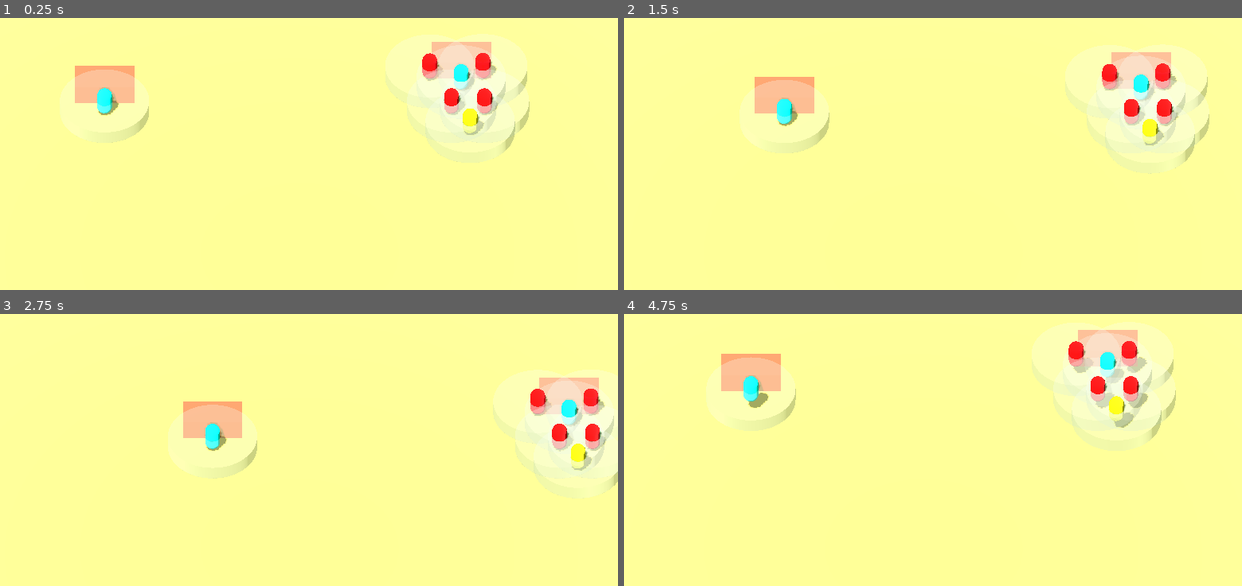
Above: before the commit, frames 1-4 (two rows, left to right).
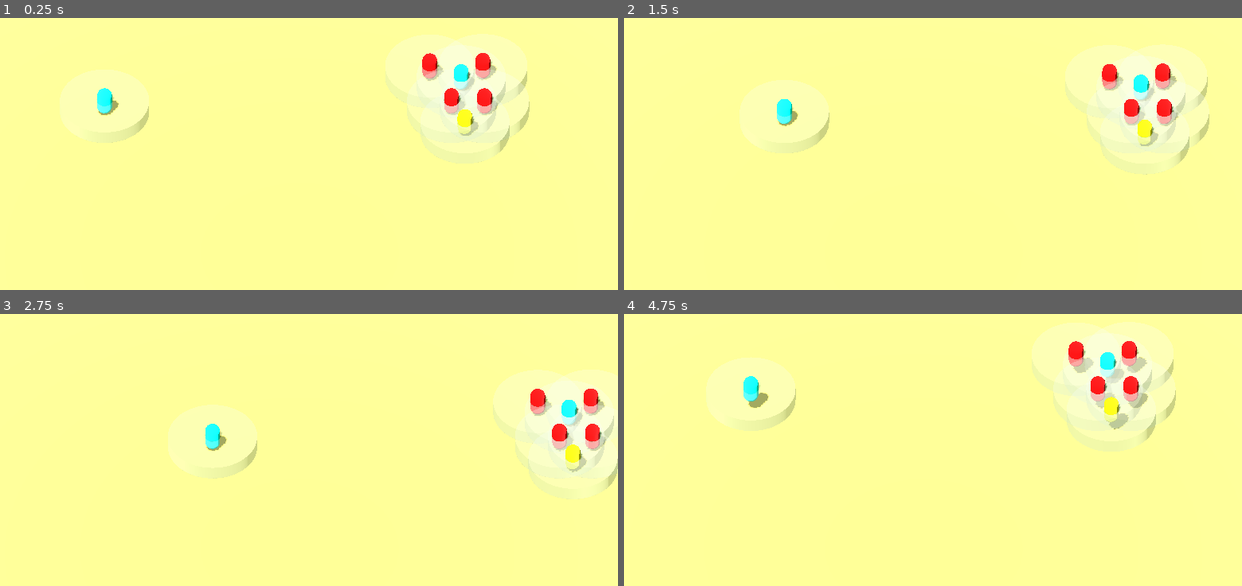
Above: after the commit, the same moments.

Repository: Rachel-Sherrick/TowerDefense
Game: Godot game, scene res://main.tscn
Two runs of this game, one before a commit and one after it. Both use one fixed random seed, a clock stepped at 60 frames per second and the inputs below.
Inputs (mouse positions are in pixels of both pictures, inside the frame that each line leads up to):
- Up to frame 1 (0.25 s): no input
- Up to frame 2 (1.5 s): tap Enter (ui_accept) at 0.5, 0.77 s; move the mouse to (1062, 94) at 0.52 s; hold Right (ui_right) 0.53-1.28 s; click (1062, 94) at 0.67 s; move the mouse to (797, 129) at 1.27 s; hold Down (ui_down) from 1.28 s (still down)
- Up to frame 3 (2.75 s): tap Enter (ui_accept) at 1.52 s; move the mouse to (364, 327) at 2.02 s; release Down (ui_down) at 2.03 s; hold Right (ui_right) from 2.03 s (still down)
- Up to frame 4 (4.75 s): move the mouse to (889, 479) at 2.77 s; release Right (ui_right) at 2.78 s; hold Up (ui_up) 2.78-3.53 s; click (889, 479) at 2.92 s; tap Enter (ui_accept) at 3.02, 3.77, 4.52 s; move the mouse to (1112, 460) at 3.52 s; hold Left (ui_left) from 3.53 s (still down); move the mouse to (735, 354) at 4.27 s

The runs differ from the first frame. In frame 1, 2.3% of the frame differs, in the area x 12-84%, y 8-52%; in frame 2, 2.3%; in frame 3, 2.3%; in frame 4, 2.4%, in the area x 15-87%, y 5-47%.

Commit message:
bugfixing and cleanup edits

Diff:
--- a/main.tscn
+++ b/main.tscn
@@ -75,5 +75,5 @@
 [node name="Character4" parent="." unique_id=830281426 instance=ExtResource("2_0xm2m")]
 transform = Transform3D(1, 0, 0, 0, 1, 0, 0, 0, 1, 12.465977, 0, -3.3592243)
 
-[node name="Warrior" parent="." unique_id=328875560 instance=ExtResource("3_1bvp3")]
-transform = Transform3D(1, 0, 0, 0, 1, 0, 0, 0, 1, 11.618313, 0, 1.9047973)
+[node name="Warrior" parent="." unique_id=169581022 instance=ExtResource("3_1bvp3")]
+transform = Transform3D(1, 0, 0, 0, 1, 0, 0, 0, 1, 11.267413, 0, 1.9798713)
--- a/scripts/Classes/character.gd
+++ b/scripts/Classes/character.gd
@@ -64,6 +64,7 @@
 func get_health() -> int:
 	return health
 
+## !! Change so that health
 func set_health(health_lost: int) -> bool:
 	if health <= 0:
 		#isDead bool variable?
--- a/scripts/Classes/tower.gd
+++ b/scripts/Classes/tower.gd
@@ -5,8 +5,9 @@
 ## var enemy : Character = null
 var time_elapsed : float = 0.0
 
-#func _process(delta: float) -> void:
-	#time_elapsed += delta
+
+func _process(delta: float) -> void:
+	pass
 
 func _physics_process(delta: float) -> void:
 	super(delta)
--- a/tower.tscn
+++ b/tower.tscn
@@ -30,11 +30,13 @@
 
 [node name="HurtBox" type="Area3D" parent="." index="3" unique_id=1132407237]
 transform = Transform3D(1, 0, 0, 0, 1, 0, 0, 0, 1, 0, 0, -0.575932)
+visible = false
 collision_layer = 6
 collision_mask = 6
 
 [node name="HurtBoxMesh" type="MeshInstance3D" parent="HurtBox" index="0" unique_id=874668653]
 transform = Transform3D(1, 0, 0, 0, 1, 0, 0, 0, 1, 0, 1, -0.991)
+sorting_offset = 5.0
 mesh = SubResource("BoxMesh_vedim")
 surface_material_override/0 = SubResource("StandardMaterial3D_stebd")
 
--- a/towers/warrior.gd
+++ b/towers/warrior.gd
@@ -12,24 +12,35 @@
 func _ready() -> void:
 	#on load the hurt box is not visible. the mesh instance is just a visible
 	#confirmation the swing happens without an animation.
-	hurt_box_mesh.hide()
+	hurt_box.hide()
 
 func _process(delta: float) -> void:
+	## !! Replace time elapsed with a Timer node that is read by this script.
+	## it will serve the same function and much easier to debug since it
+	## is signal based !!
 	time_elapsed += delta
-	#print(time_elapsed)
+	print(time_elapsed)
 	#if cooldown is over hurt box is visible again and attack is ready
+	## !! use swing_cooldown variable instead !!
 	if time_elapsed >= 3.0:
-		print("attack ready")
+		print(name, "'s attack ready")
 		swing_ready = true
-		hurt_box_mesh.show()
+		#hurt_box.show()
+		## replace this code
 		time_elapsed = 0.0
 	#if the swing is ready and there's collision objects in hurt box
+	## !! Append this if statement to the one above, no need to revaluate
+	## swing_ready !!
 	if swing_ready == true && hurt_box.has_overlapping_bodies():
-		var enemy_body = hurt_box.get_overlapping_bodies()
-		warrior_swing(enemy_body)
+		var enemy_in_range = hurt_box.get_overlapping_bodies()
+		## !! Edited to make sure all enemies in range were hit
+		## also add call to target a specific enemy using the
+		## target() template (as seen in character) is needed to be added !!
+		for enemy in enemy_in_range:
+			warrior_swing(enemy)
+		## !! time_elapsed passed will always be 0 when passed here !!
+		show_hurt_box(time_elapsed)
 		reset_cooldown()
-		#show_hurt_box(time_elapsed)
-
 
 func _physics_process(delta: float) -> void:
 	super(delta)
@@ -38,28 +49,38 @@
 	super(body)
 
 func _on_range_body_entered(body: Node3D) -> void:
-	#super(body)
-	if swing_ready == true:
+	super(body)
+	if swing_ready:
 		warrior_swing(body)
+		## !! add call to show hurt box here !!
+		## !! add call to reset cooldown !!
 
 #dealing warrior sword swing damage to enemies
 func warrior_swing(enemy) -> void:
-	print("attacked ", enemy)
-	set_health(1)
-	print("enemy health: ", get_health())
+	print(name, " attacked ", enemy.name)
+	## !! see comments in Character.gd !!
+	enemy.set_health(1)
+	print(enemy.name + " health: ", enemy.get_health())
 
 #reset timer and swing ready and make hurt box invisible on cooldown
 func reset_cooldown() -> void:
 	time_elapsed = 0.0
 	swing_ready = false
 	#hurt box invisible on cooldown
-	hurt_box.visible = false
-	print("attack on cooldown")
+	## !! redundant call to hide hurtbox !!
+	#hurt_box.hide()
+	print(name + "'s attack on cooldown")
 
 #show hurt box for 1 second when the warrior swings as stand in for animation
 #this function stops the infinite prints for some reason.
 func show_hurt_box(current_time: float) -> void:
 	var box_time = current_time
-	while (current_time - box_time) < 1.0:
-		hurt_box.visible = true
-	hurt_box.visible = false
+	## !! Replaced with await get_tree().create_timer(1.0).timeout !!
+	#while (current_time - box_time) < 1.0:
+	hurt_box.show()
+	print(name + "'s hurt box shown")
+	## this line will wait 3 sec before proceeding to the next
+	## as there is no need to repeatedly call hurt_box.show()
+	await get_tree().create_timer(1).timeout
+	hurt_box.hide()
+	print(name + "'s hurt box hidden")
--- a/towers/warrior.tscn
+++ b/towers/warrior.tscn
@@ -19,3 +19,6 @@
 
 [node name="RangeCollision" parent="RangeDetection" parent_id_path=PackedInt32Array(1602429880) index="1" unique_id=831990961 groups=["Character", "Tower"]]
 transform = Transform3D(1, 0, 0, 0, 1, 0, 0, 0, 1, 0, 0.5098562, 0)
+
+[node name="HurtBox" parent="." index="3" unique_id=1132407237]
+visible = true
